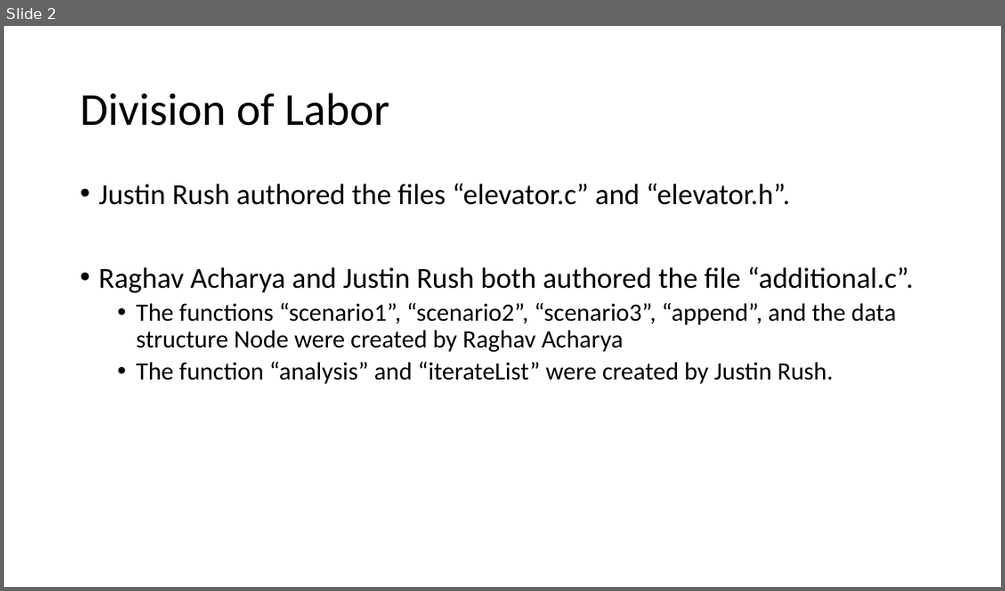
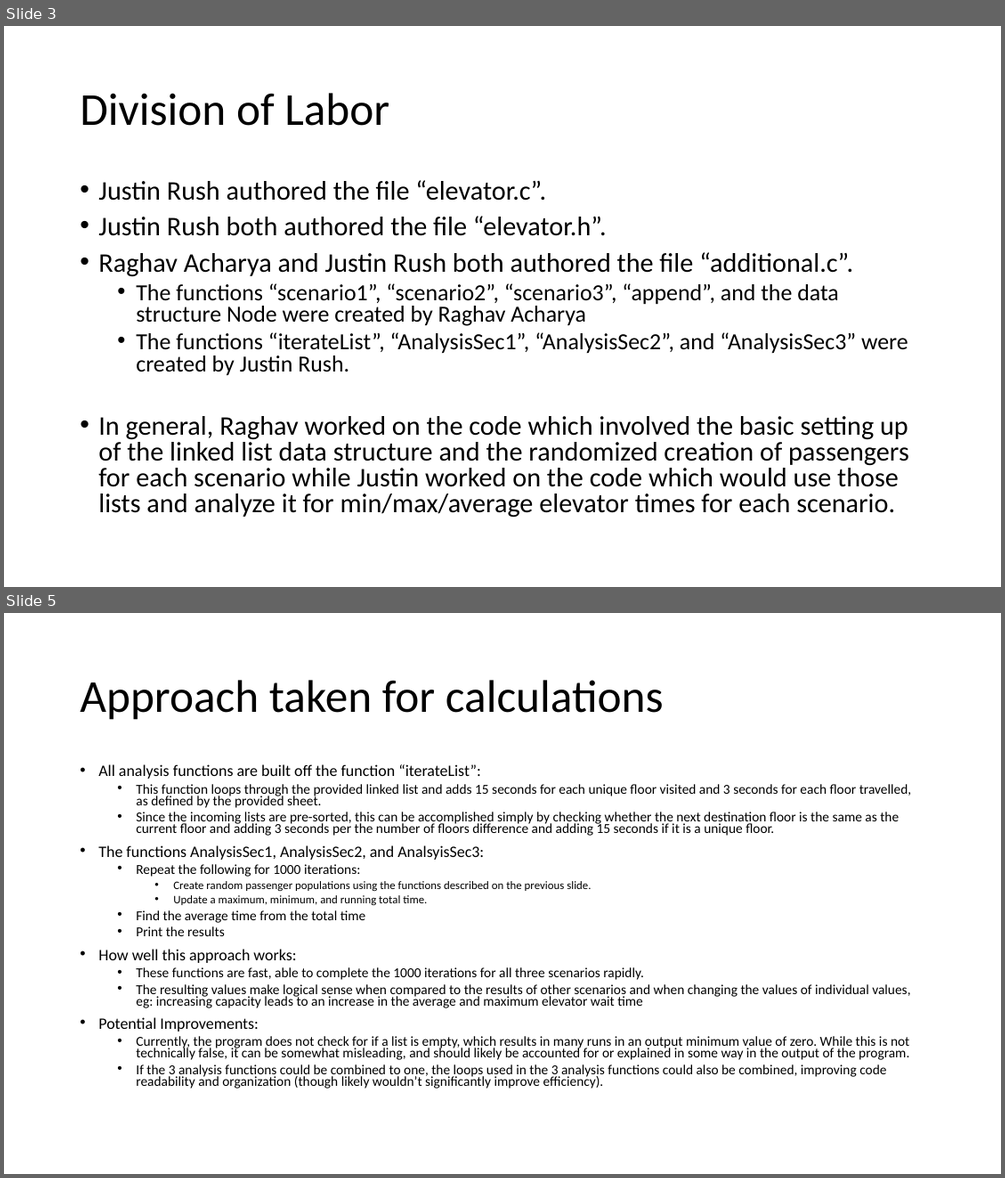
Before and after one commit to JustinRush80/cx4010_PA_1, a slide deck: slides.pptx. Shown one above the other, each under a label of ours: slide 2 before the commit, slides 3 and 5 after it; the slides between them are not shown. The pictures are 1005x591 and 1005x1178 pixels, drawn with LibreOffice and Linux fonts; fonts in the diff are those of the drawing. Boxes give left, top, right and bottom in pixels: in the first picture for what was removed or moved away, otherwise in the second. Text is boxed around its words. In the diff, an @@ line names an element or a change of style, - is before the commit and + after.

```diff
--- a/slides.pptx
+++ b/slides.pptx
@@ slide 5 added at box(4, 613, 1001, 1174), background #FFFFFF @@
@@ title added at box(80, 680, 663, 720), 44 pt, text #000000 @@
+Approach taken for calculations
@@ text added at box(98, 764, 911, 1088), 13.2 pt, text #000000 @@
+• All analysis functions are built off the function “iterateList”:
+  • This function loops through the provided linked list and adds 15 seconds for each unique floor visited and 3 seconds for each floor travelled, as defined by the provided sheet.
+  • Since the incoming lists are pre-sorted, this can be accomplished simply by checking whether the next destination floor is the same as the current floor and adding 3 seconds per the number of floors difference and adding 15 seconds if it is a unique floor.
+• The functions AnalysisSec1, AnalysisSec2, and AnalsyisSec3:
+  • Repeat the following for 1000 iterations:
+    • Create random passenger populations using the functions described on the previous slide.
+    • Update a maximum, minimum, and running total time.
+  • Find the average time from the total time
+  • Print the results
+• How well this approach works:
+  • These functions are fast, able to complete the 1000 iterations for all three scenarios rapidly.
+  • The resulting values make logical sense when compared to the results of other scenarios and when changing the values of individual values, eg: increasing capacity leads to an increase in the average and maximum elevator wait time
+• Potential Improvements:
+  • Currently, the program does not check for if a list is empty, which results in many runs in an output minimum value of zero. While this is not technically false, it can be somewhat misleading, and should likely be accounted for or explained in some way in the output of the program.
+  • If the 3 analysis functions could be combined to one, the loops used in the 3 analysis functions could also be combined, improving code readability and organization (though likely wouldn’t significantly improve efficiency).
@@ what was slide 2 is now slide 3 @@
@@ slide 3 changed as well @@
@@ text at box(98, 180, 607, 236): text changed; size 28 to 25.9 pt @@
-• Justin Rush authored the files “elevator.c” and “elevator.h”.
+• Justin Rush authored the file “elevator.c”.
+• Justin Rush both authored the file “elevator.h”.
@@ text at box(98, 252, 853, 326): size 28 to 25.9 pt in "Raghav Acharya and Justin Rush both authored ..."; size 24 to 22.2 pt in "The functions “scenario1”, “scenario2”, “scenario3”, “append ..."; line spacing 0.9 to 0.8 @@
@@ text at box(98, 332, 909, 517): text changed; size 24 to 25.9 pt @@
-  • The function “analysis” and “iterateList” were created by Justin Rush.
+  • The functions “iterateList”, “AnalysisSec1”, “AnalysisSec2”, and “AnalysisSec3” were created by Justin Rush.
+• In general, Raghav worked on the code which involved the basic setting up of the linked list data structure and the randomized creation of passengers for each scenario while Justin worked on the code which would use those lists and analyze it for min/max/average elevator times for each scenario.
```
Also in this commit, not shown: 1 other slide changed, 2 other slides added.
